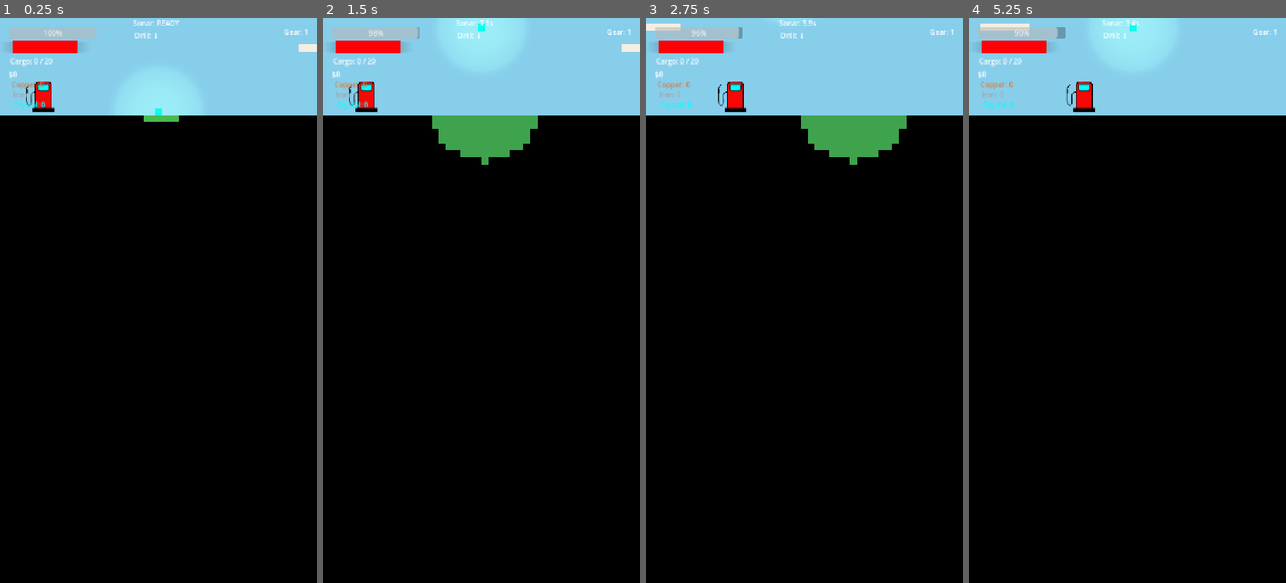
Above: before the commit, frames 1-4 (left to right).
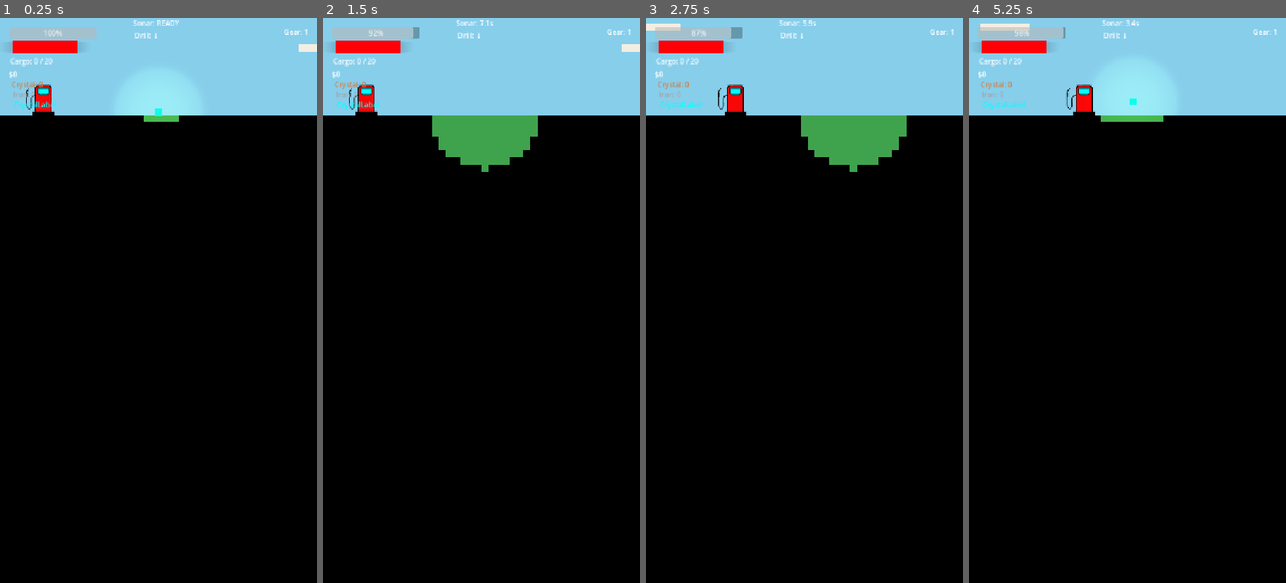
Above: after the commit, the same moments.

Repository: louisdevries/Deep-Core
Game: Godot game, scene res://scenes/Main.tscn
Same seed, same stepped clock (60 frames per second), same inputs: the game is played once before the commit and once after it. The engine's default icon, where the game draws it, is replaced by a stand-in: a white triangle on a blue panel in a dark square.
Inputs:
- Up to frame 1 (0.25 s): no input
- Up to frame 2 (1.5 s): tap Enter (ui_accept) at 0.5, 0.77 s; hold Up (ui_up) from 0.53 s (still down); tap F (sonar) at 0.6 s; tap G (cable_toggle, bound only after the commit) at 0.8, 1.35 s
- Up to frame 3 (2.75 s): tap Enter (ui_accept) at 1.52 s; tap F (sonar) at 1.55, 2.1 s; release Up (ui_up) at 2.03 s; hold Left (ui_left) from 2.03 s (still down); tap G (cable_toggle, bound only after the commit) at 2.3 s
- Up to frame 4 (5.25 s): tap G (cable_toggle, bound only after the commit) at 2.85, 3.8, 4.35 s; tap Enter (ui_accept) at 3.02, 3.77, 4.52 s; tap F (sonar) at 3.05, 3.6, 4.55, 5.1 s; release Left (ui_left) at 3.53 s; hold Down (ui_down) 3.53-4.28 s; hold Right (ui_right) 4.28-5.03 s; hold Up (ui_up) from 5.03 s (still down)

The runs differ from the first frame. In frame 1, 0.3% of the frame differs, in the area x 4-52%, y 11-18%; in frame 2, 1.7%; in frame 3, 0.8%; in frame 4, 2.5%, in the area x 4-62%, y 0-19%.

Commit message:
Add cable physics system and upgrade button UI
Replaces free-flight movement with a pendulum-based cable mechanic: players
engage a cable from the refuel zone (G key) and swing/retract using thruster
inputs. Adds CableLine visual, cable_length upgrade tier, world-space upgrade
button that tracks the refuel anchor, and wires the button press to open the
upgrade menu instead of auto-opening on zone entry.

Co-Authored-By: Claude Sonnet 4.6 <noreply@anthropic.com>

Diff:
--- a/project.godot
+++ b/project.godot
@@ -105,6 +105,11 @@
 "events": [Object(InputEventKey,"resource_local_to_scene":false,"resource_name":"","device":-1,"window_id":0,"alt_press …(192 unchanged characters)…
 ]
 }
+cable_toggle={
+"deadzone": 0.2,
+"events": [Object(InputEventKey,"resource_local_to_scene":false,"resource_name":"","device":-1,"window_id":0,"alt_pressed":false,"shift_pressed":false,"ctrl_pressed":false,"meta_pressed":false,"pressed":false,"keycode":0,"physical_keycode":71,"key_label":0,"unicode":103,"location":0,"echo":false,"script":null)
+]
+}
 
 [physics]
 
--- a/scenes/Main.tscn
+++ b/scenes/Main.tscn
@@ -5,6 +5,18 @@
 [ext_resource type="PackedScene" uid="uid://btctoe0vkivh1" path="res://scenes/mobile_controls.tscn" id="4_rarhs"]
 [ext_resource type="Script" uid="uid://cg2054q45vhjb" path="res://scripts/refuel.gd" id="5_c01mt"]
 [ext_resource type="PackedScene" uid="uid://t7bj8oythijm" path="res://scenes/upgrade_menu.tscn" id="5_vcsgt"]
+
+[sub_resource type="StyleBoxFlat" id="StyleBoxFlat_UpgradeButton"]
+bg_color = Color(0.25, 0.55, 0.2, 1)
+border_width_left = 2
+border_width_top = 2
+border_width_right = 2
+border_width_bottom = 2
+border_color = Color(0, 0, 0, 1)
+corner_radius_top_left = 14
+corner_radius_top_right = 14
+corner_radius_bottom_right = 14
+corner_radius_bottom_left = 14
 
 [sub_resource type="StyleBoxFlat" id="StyleBoxFlat_0bbpv"]
 bg_color = Color(1, 0, 0.025840001, 1)
@@ -49,7 +61,18 @@
 offset_bottom = 109.0
 text = "Cargo: 0 / 20"
 
-[node name="CopperLabel" type="Label" parent="UI" unique_id=601753533 groups=["ui_copper"]]
+[node name="UpgradeButton" type="Button" parent="UI" unique_id=1010101010 groups=["ui_upgrade_button"]]
+offset_left = -211.0
+offset_top = 27.0
+offset_right = 29.0
+offset_bottom = 79.0
+theme_override_colors/font_color = Color(0, 0, 0, 1)
+theme_override_styles/normal = SubResource("StyleBoxFlat_UpgradeButton")
+theme_override_styles/pressed = SubResource("StyleBoxFlat_UpgradeButton")
+theme_override_styles/hover = SubResource("StyleBoxFlat_UpgradeButton")
+text = "OPEN UPGRADES"
+
+[node name="CopperLabel" type="Label" parent="UI" unique_id=601753533 groups=["ui_crystal"]]
 offset_left = 26.0
 offset_top = 139.0
 offset_right = 124.0
@@ -96,8 +119,8 @@
 offset_bottom = 51.0
 text = "Drill Direction"
 
-[node name="RefuelZone" type="Area2D" parent="." unique_id=943789613]
-position = Vector2(-38, 341)
+[node name="RefuelZone" type="Area2D" parent="." unique_id=943789613 groups=["refuel_zone"]]
+position = Vector2(-38, 349)
 script = ExtResource("5_c01mt")
 
 [node name="CollisionShape2D" type="CollisionShape2D" parent="RefuelZone" unique_id=215024760]
--- a/scenes/player.tscn
+++ b/scenes/player.tscn
@@ -64,3 +64,8 @@
 stream = ExtResource("5_qlg0r")
 
 [node name="DrillImpactSound" type="AudioStreamPlayer2D" parent="." unique_id=337378397]
+
+[node name="CableLine" type="Line2D" parent="." unique_id=957338347]
+z_index = -1
+width = 2.0
+default_color = Color(0.24840015, 0.24840018, 0.24840015, 1)
--- a/scripts/data/upgrade_data.gd
+++ b/scripts/data/upgrade_data.gd
@@ -68,7 +68,20 @@
 			{ "money": 700,  "resources": { "copper": 8 } },
 			{ "money": 2000, "resources": { "iron": 12 } },
 		]
-	}
+	},
+
+	"cable_length": {
+		"name": "Cable Length",
+		"category": CATEGORY_EQUIPMENT,
+		"description": "How far down the cable can extend.",
+		"player_var": "max_cable_length",
+		"tiers": [
+			{ "money": 300,  "resources": {} },
+			{ "money": 1000, "resources": { "copper": 10 } },
+			{ "money": 3000, "resources": { "iron": 15 } },
+			{ "money": 8000, "resources": { "iron": 20, "crystal": 10 } },
+		]
+	},
 }
 
 
@@ -78,7 +91,8 @@
 	"drill_swivel_tier": 1,
 	"sonar_range": 8,
 	"max_cargo": 20,
-	"max_fuel": 100.0
+	"max_fuel": 100.0,
+	"max_cable_length": 800.0
 }
 
 
@@ -89,5 +103,6 @@
 	"drill_swivel_tier": 1,
 	"sonar_range": 3,    # +3 tiles per tier
 	"max_cargo": 15,     # +15 per tier
-	"max_fuel": 50.0     # +50 per tier
+	"max_fuel": 50.0,     # +50 per tier
+	"max_cable_length": 400.0    # +25 tiles per upgrade
 }
--- a/scripts/player.gd
+++ b/scripts/player.gd
@@ -19,6 +19,27 @@
 @export var hard_stone_break_sound: AudioStream
 @export var metal_break_sound: AudioStream
 @export var crystal_break_sound: AudioStream
+
+# GRAVITY
+@export var gravity: float = 800.0          # pixels/sec²
+@export var max_fall_speed: float = 600.0
+@export var thruster_force: float = 1100.0   # upward acceleration when thrusting
+@export var thruster_fuel_drain: float = 8.0   # fuel/sec while thrusting
+var is_thrusting: bool = false
+
+# CABLE PHYSICS
+var _cable_anchor: Vector2 = Vector2.ZERO
+var _cable_length: float = 0.0
+var _cable_angle: float = 0.0           # radians from straight down
+var _cable_angular_vel: float = 0.0
+@export var max_cable_length: float = 800.0   # 50 tiles * 16px
+@export var pendulum_damping: float = 2.5     # angular vel damping per sec
+@export var swing_input_force: float = 6.0    # how much L/R input affects swing
+@export var cable_extend_speed: float = 150.0 # pixels/sec for extending cable
+@export var cable_retract_speed: float = 200.0 # pixels/sec for retracting via thrusters
+
+# CABLE
+var cable_engaged: bool = false
 
 var hazard_layer: TileMapLayer
 
@@ -250,6 +271,7 @@
 
 	terrain.update_fog(global_position)
 	update_camera_shake()
+	_update_cable_visual()
 
 
 func handle_input():
@@ -283,22 +305,18 @@
 	if drill_swivel_tier >= 2:
 		_handle_swivel_input()
 
+	if Input.is_action_just_pressed("cable_toggle"):
+		# only allow toggling while standing inside the refuel zone
+		if can_upgrade:    # can_upgrade is true while inside refuel zone
+			toggle_cable()
+
 
 func handle_movement(delta):
 
-	var direction = Vector2.ZERO
-	direction.x = Input.get_axis("ui_left", "ui_right")
-	direction.y = Input.get_axis("ui_up", "ui_down")
-
-	if direction.length() > 0:
-		last_direction = direction.normalized()
-		fuel -= fuel_drain_move * delta
-
-	# safety: fall back if move_speed is null
-	var speed: float = move_speed if move_speed != null else 200.0
-	velocity = direction.normalized() * speed
-
-	move_and_slide()
+	if cable_engaged:
+		_handle_cable_movement(delta)
+	else:
+		_handle_free_movement(delta)
 
 func world_to_tile(pos: Vector2) -> Vector2i:
 	var local_pos = terrain.to_local(pos)
@@ -775,7 +793,8 @@
 		"drill_direction": [drill_direction.x, drill_direction.y],
 		"resources": resources,
 		"max_cargo": max_cargo,
-		"max_fuel": max_fuel
+		"max_fuel": max_fuel,
+		"max_cable_length": max_cable_length,
 	}
 
 
@@ -793,6 +812,7 @@
 	ore = save.get("ore", 0)
 	drill_swivel_tier = save.get("drill_swivel_tier", 1)
 	max_cargo = save.get("max_cargo", 20)
+	max_cable_length = save.get("max_cable_length", 800.0)
 	max_fuel = save.get("max_fuel", 100.0)
 	if save.has("drill_direction"):
 		var d: Array = save["drill_direction"]
@@ -822,3 +842,126 @@
 
 	elif Input.is_action_just_pressed("drill_right"):
 		drill_direction = Vector2i.RIGHT
+
+func toggle_cable() -> void:
+
+	cable_engaged = not cable_engaged
+
+	if cable_engaged:
+		# capture anchor position when engaging
+		_cable_anchor = _find_refuel_anchor()
+		print("Cable anchor: ", _cable_anchor, " | Refuel sprite global: ", _find_refuel_anchor())
+		_cable_length = global_position.distance_to(_cable_anchor)
+		_cable_angle = atan2(global_position.x - _cable_anchor.x, global_position.y - _cable_anchor.y)
+		_cable_angular_vel = 0.0
+		print("Cable engaged from anchor: ", _cable_anchor)
+	else:
+		print("Cable disengaged")
+
+func _find_refuel_anchor() -> Vector2:
+
+	var refuel := get_tree().get_first_node_in_group("refuel_zone")
+	if not refuel:
+		return Vector2(0, 0)
+
+	# prefer the visible sprite as the anchor, fall back to the area origin
+	var sprite := refuel.get_node_or_null("Sprite2D") as Node2D
+	if sprite:
+		return sprite.global_position
+
+	return refuel.global_position
+
+func _handle_free_movement(delta):
+
+	var direction_x: float = Input.get_axis("ui_left", "ui_right")
+
+	is_thrusting = Input.is_action_pressed("ui_up") and fuel > 0.0
+
+	velocity.x = direction_x * move_speed
+
+	if abs(direction_x) > 0.0:
+		fuel -= fuel_drain_move * delta
+
+	if is_thrusting:
+		velocity.y -= thruster_force * delta
+		fuel -= thruster_fuel_drain * delta
+	else:
+		velocity.y += gravity * delta
+
+	velocity.y = min(velocity.y, max_fall_speed)
+	velocity.y = max(velocity.y, -max_fall_speed)
+
+	move_and_slide()
+
+	if direction_x != 0:
+		last_direction = Vector2(direction_x, 0)
+
+
+func _handle_cable_movement(delta):
+
+	var direction_x: float = Input.get_axis("ui_left", "ui_right")
+	is_thrusting = Input.is_action_pressed("ui_up") and fuel > 0.0
+	var pulling_down: bool = Input.is_action_pressed("ui_down")
+
+	# --- pendulum physics ---
+	# angular acceleration from gravity: -g/L * sin(angle)
+	var angular_accel: float = -(gravity / max(_cable_length, 1.0)) * sin(_cable_angle)
+
+	# player input pushes the swing
+	angular_accel += direction_x * swing_input_force
+
+	# damping (more damping while drilling)
+	var damping: float = pendulum_damping
+	if is_drilling:
+		damping *= 3.0
+
+	# apply
+	_cable_angular_vel += angular_accel * delta
+	_cable_angular_vel *= exp(-damping * delta)   # exponential damping
+	_cable_angle += _cable_angular_vel * delta
+
+	# --- cable length changes ---
+	if is_thrusting:
+		# retract: drill rises
+		_cable_length = max(0.0, _cable_length - cable_retract_speed * delta)
+		fuel -= thruster_fuel_drain * delta
+	elif pulling_down:
+		# extend deliberately (faster than gravity could anyway)
+		_cable_length = min(max_cable_length, _cable_length + cable_extend_speed * delta)
+
+	# --- horizontal input drains fuel even when swinging ---
+	if abs(direction_x) > 0.0:
+		fuel -= fuel_drain_move * delta
+
+	# --- compute new position ---
+	var target_pos: Vector2 = _cable_anchor + Vector2(
+		sin(_cable_angle) * _cable_length,
+		cos(_cable_angle) * _cable_length
+	)
+
+	# use move_and_slide via velocity for collision response
+	var movement: Vector2 = target_pos - global_position
+	velocity = movement / max(delta, 0.001)
+	move_and_slide()
+
+	# if collision pushed us, recompute cable state from actual position
+	# this prevents tunneling and lets pendulum react to hitting walls
+	var actual_offset: Vector2 = global_position - _cable_anchor
+	_cable_length = actual_offset.length()
+	if _cable_length > 0.1:
+		_cable_angle = atan2(actual_offset.x, actual_offset.y)
+
+func _update_cable_visual() -> void:
+
+	var cable_line: Line2D = get_node_or_null("CableLine")
+	if not cable_line:
+		return
+
+	if cable_engaged:
+		cable_line.visible = true
+		# convert anchor to local space relative to player
+		cable_line.clear_points()
+		cable_line.add_point(to_local(_cable_anchor))
+		cable_line.add_point(Vector2.ZERO)
+	else:
+		cable_line.visible = false
--- a/scripts/refuel.gd
+++ b/scripts/refuel.gd
@@ -3,8 +3,13 @@
 
 const UpgradeMenuScene := preload("res://scenes/upgrade_menu.tscn")
 
+@export var button_offset_y: float = -80.0    # how far above the zone, in world pixels
+@export var visual_anchor_path: NodePath       # optional override; defaults to Sprite2D child
+
 var armed: bool = false
 var upgrade_menu: CanvasLayer = null
+var upgrade_button: Button = null
+var current_player: Node = null
 
 
 func _ready():
@@ -14,9 +19,65 @@
 
 	armed = not SaveSystem.has_save()
 
-	# instantiate the menu once and reuse it
-	upgrade_menu = UpgradeMenuScene.instantiate()
-	get_tree().current_scene.add_child.call_deferred(upgrade_menu)
+	upgrade_menu = get_tree().current_scene.get_node_or_null("UpgradeMenu") as CanvasLayer
+	if not upgrade_menu:
+		upgrade_menu = UpgradeMenuScene.instantiate()
+		get_tree().current_scene.add_child.call_deferred(upgrade_menu)
+
+	upgrade_button = get_tree().current_scene.get_node_or_null("UI/UpgradeButton") as Button
+	if upgrade_button:
+		upgrade_button.visible = false
+		upgrade_button.pressed.connect(_on_upgrade_button_pressed)
+	else:
+		print("Warning: UpgradeButton node not found in UI")
+
+
+func _process(_delta: float) -> void:
+
+	if upgrade_button and upgrade_button.visible:
+		_update_button_position()
+
+
+func _get_anchor_global_position() -> Vector2:
+
+	# prefer an explicit anchor node, else look for a Sprite2D child
+	if visual_anchor_path and has_node(visual_anchor_path):
+		var anchor := get_node(visual_anchor_path)
+		if anchor is Node2D:
+			return (anchor as Node2D).global_position
+
+	var sprite := get_node_or_null("Sprite2D") as Node2D
+	if sprite:
+		return sprite.global_position
+
+	return global_position
+
+
+func _update_button_position() -> void:
+
+	if not upgrade_button:
+		return
+
+	var anchor_world: Vector2 = _get_anchor_global_position()
+	var anchor_above: Vector2 = anchor_world + Vector2(0, button_offset_y)
+
+	# convert world position to screen-space using the canvas transform
+	var canvas_transform: Transform2D = get_viewport().get_canvas_transform()
+	var screen_pos: Vector2 = canvas_transform * anchor_above
+
+	var button_size: Vector2 = upgrade_button.size
+
+	# center horizontally over the anchor point
+	upgrade_button.position = screen_pos - Vector2(button_size.x * 0.5, 0)
+
+
+func _show_upgrade_button() -> void:
+
+	if not upgrade_button:
+		return
+
+	upgrade_button.visible = true
+	_update_button_position()
 
 
 func _on_body_entered(body):
@@ -24,11 +85,14 @@
 	if not body.is_in_group("player"):
 		return
 
+	current_player = body
+	body.can_upgrade = true
+
+	if upgrade_button:
+		_show_upgrade_button()
+
 	if not armed:
-		body.can_upgrade = true
 		return
-
-	body.can_upgrade = true
 
 	# refuel
 	if body.fuel < body.max_fuel:
@@ -45,7 +109,6 @@
 	# save
 	var world_save: Dictionary = body.terrain.build_world_save() if body.terrain else {}
 	var player_save: Dictionary = body.build_player_save()
-
 	var payload := player_save.duplicate()
 	for key in world_save.keys():
 		payload[key] = world_save[key]
@@ -53,13 +116,21 @@
 	SaveSystem.save_game(payload)
 	print("Game saved at refuel zone")
 
-	# open upgrade menu
-	if upgrade_menu and upgrade_menu.has_method("open"):
-		upgrade_menu.open(body)
-
 
 func _on_body_exited(body):
 
 	if body.is_in_group("player"):
 		body.can_upgrade = false
 		armed = true
+		current_player = null
+		if upgrade_button:
+			upgrade_button.visible = false
+
+
+func _on_upgrade_button_pressed():
+
+	if not current_player:
+		return
+
+	if upgrade_menu and upgrade_menu.has_method("open"):
+		upgrade_menu.open(current_player)
Not shown, changed: DeepCore.apk
Not shown, changed: DeepCore.apk.idsig
